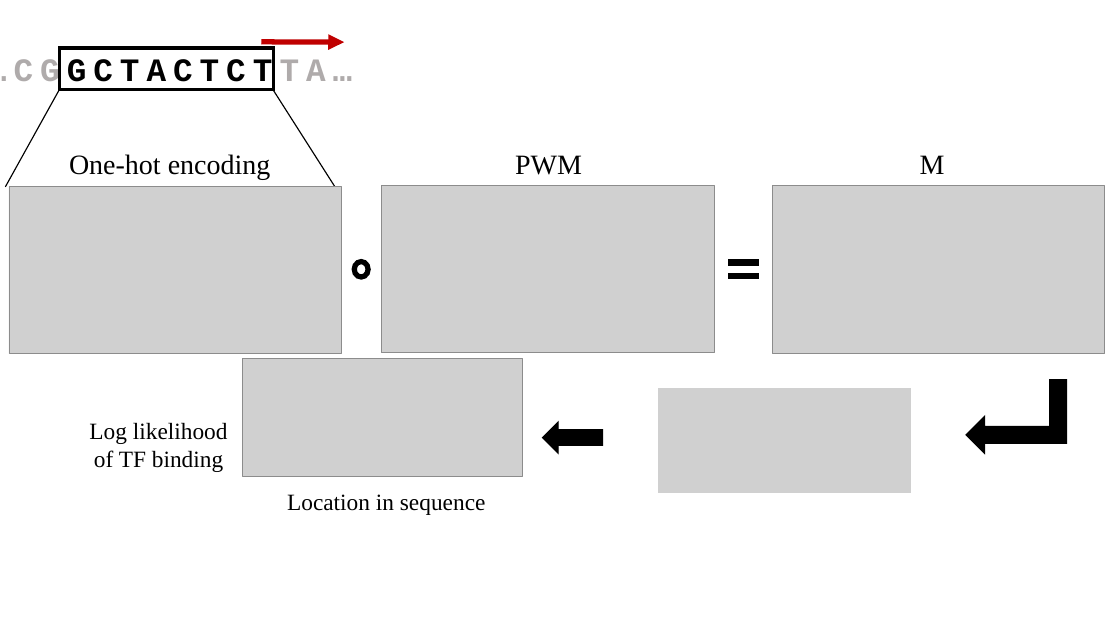
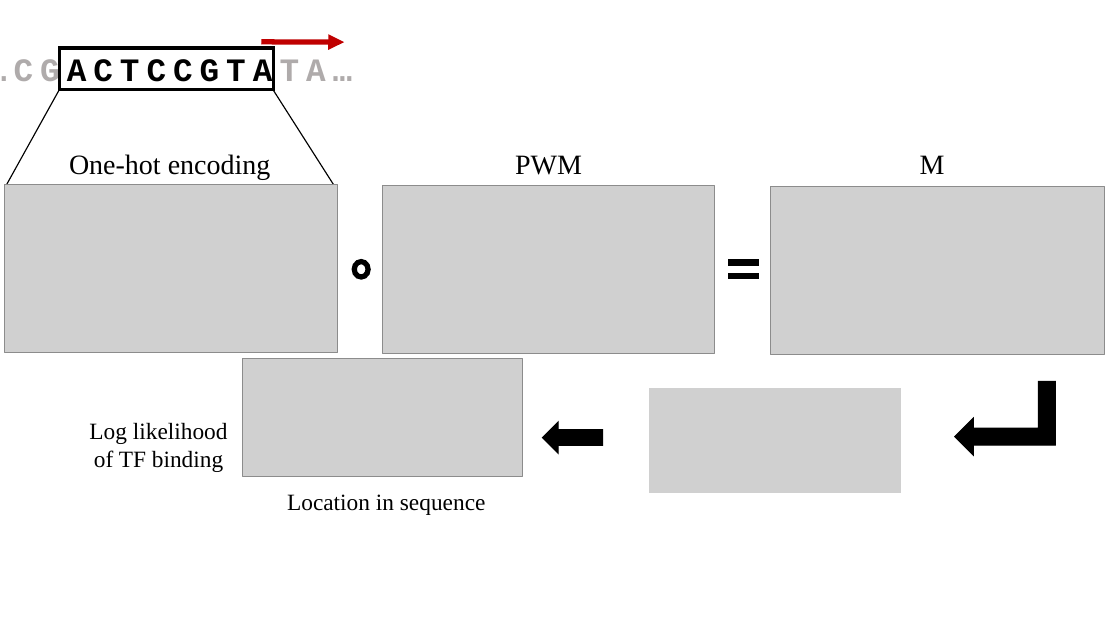
Before and after one commit to David-Taub/HOP-HMM, a slide deck: slide 5 of Help/Figures2.pptx. Drawn at 1120x630 pixels with LibreOffice and Linux fonts; fonts in the diff are those of the drawing; grey boxes stand for pictures. Boxes give left, top, right and bottom in pixels: in the first picture for what was removed or moved away, otherwise in the second. Text is boxed around its words. In the diff, an @@ line names an element or a change of style, - is before the commit and + after.

```diff
--- a/Help/Figures2.pptx
+++ b/Help/Figures2.pptx
@@ text at <box>0,57,352,90</box>: text changed @@
-…CGGCTACTCTTA…
+…CGACTCCGTATA…
@@ picture: place and size @@
-picture at <box>9,187,341,354</box>
+picture at <box>5,185,338,353</box>
@@ picture: place and size @@
-picture at <box>658,387,912,493</box>
+picture at <box>649,387,902,493</box>
@@ bent up arrow: place and size @@
-bent up arrow at <box>966,380,1067,454</box>
+bent up arrow at <box>955,381,1056,455</box>
```
Also in this commit, not shown: 39 other files.
